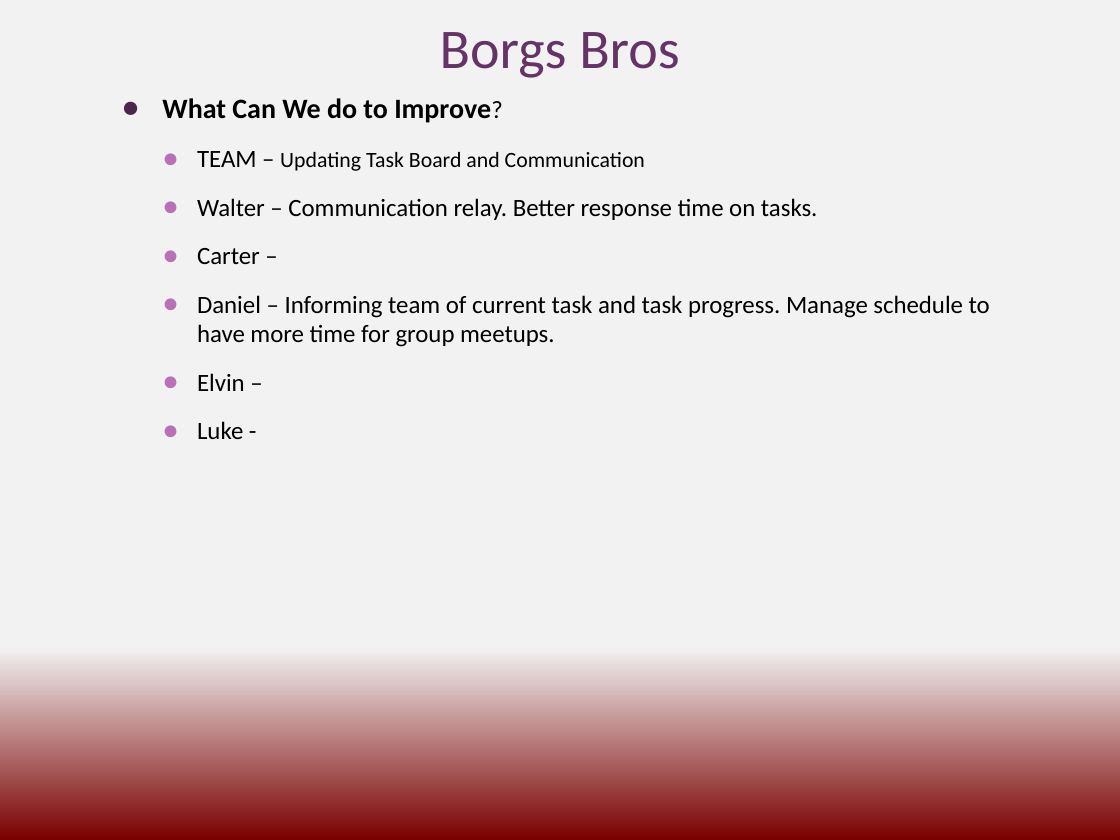
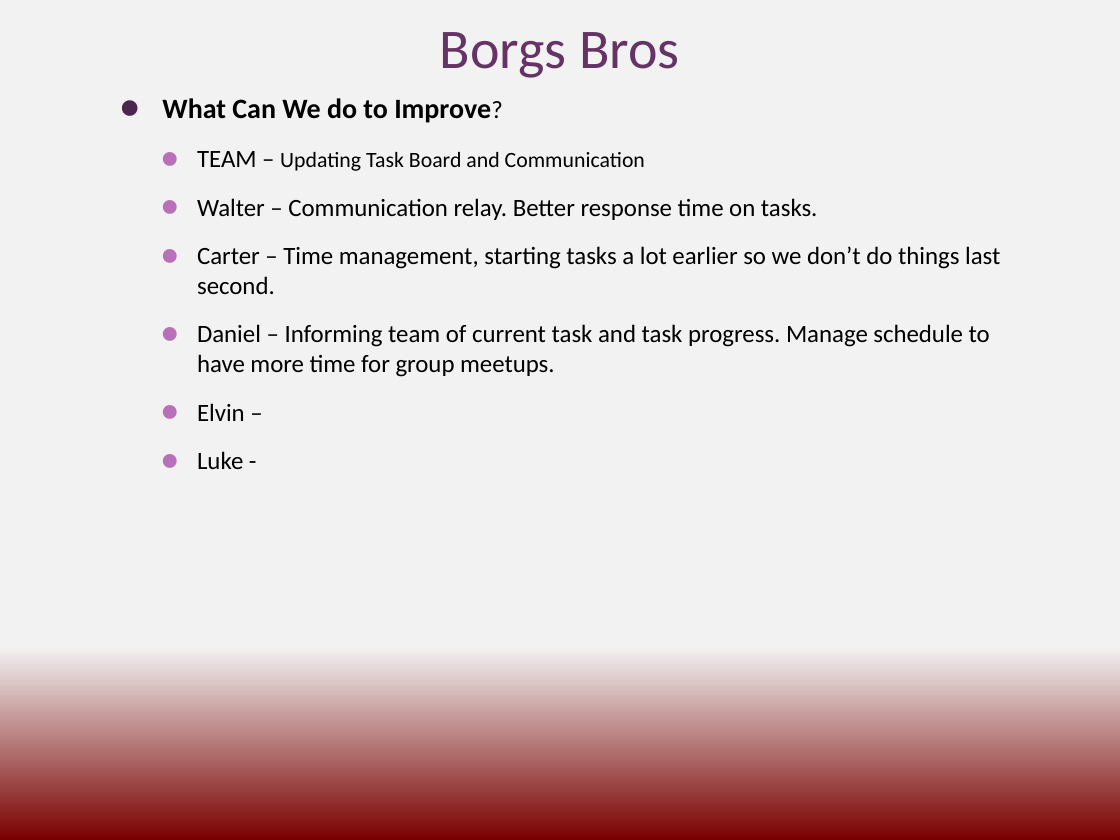
Before and after one commit to cs3398-borgs-bros/JeopardyChamp-Project, a slide deck: slide 3 of docs/Borgs_Retrospective.pptx. Drawn at 1120x840 pixels with LibreOffice and Linux fonts; fonts in the diff are those of the drawing. Boxes give left, top, right and bottom in pixels: in the first picture for what was removed or moved away, otherwise in the second. Text is boxed around its words. In the diff, an @@ line names an element or a change of style, - is before the commit and + after.

Commit message:
Update Borgs_Retrospective.pptx
merged Walter and Carter powerpoint update

```diff
--- a/docs/Borgs_Retrospective.pptx
+++ b/docs/Borgs_Retrospective.pptx
@@ text at [162,98,990,469]: bullet ● to ⚫; less space between paragraphs @@
@@ text at [197,246,1000,294]: text changed @@
-    ● Carter –
+    ⚫ Carter – Time management, starting tasks a lot earlier so we don’t do things last second.
```
Also in this commit, not shown: 2 other slides changed.
